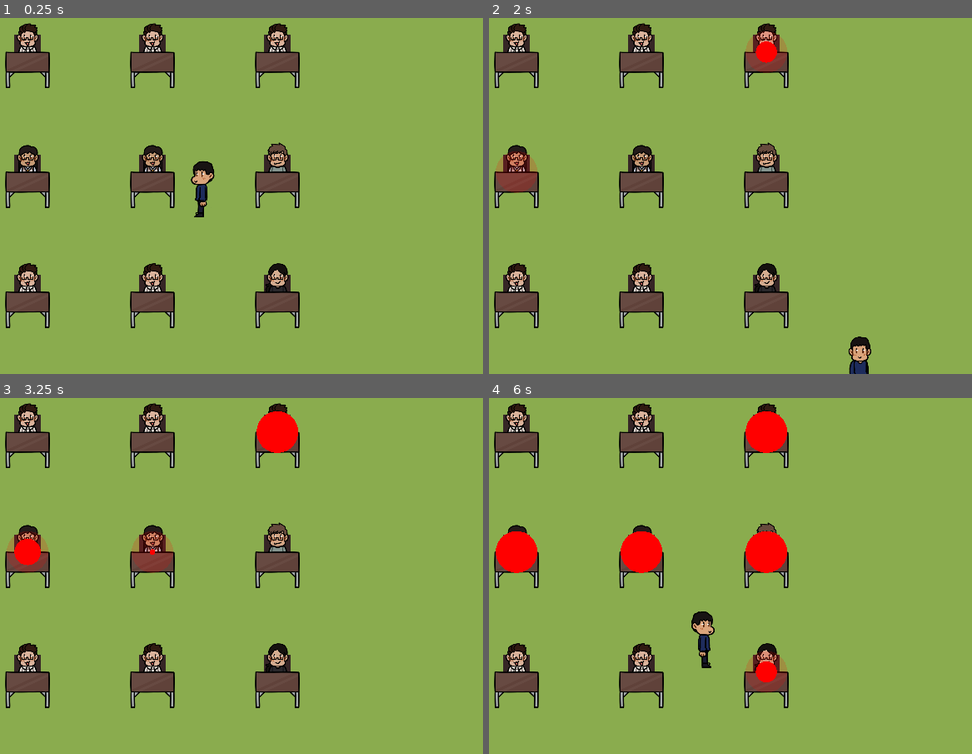
Above: before the commit, frames 1-4 (two rows, left to right).
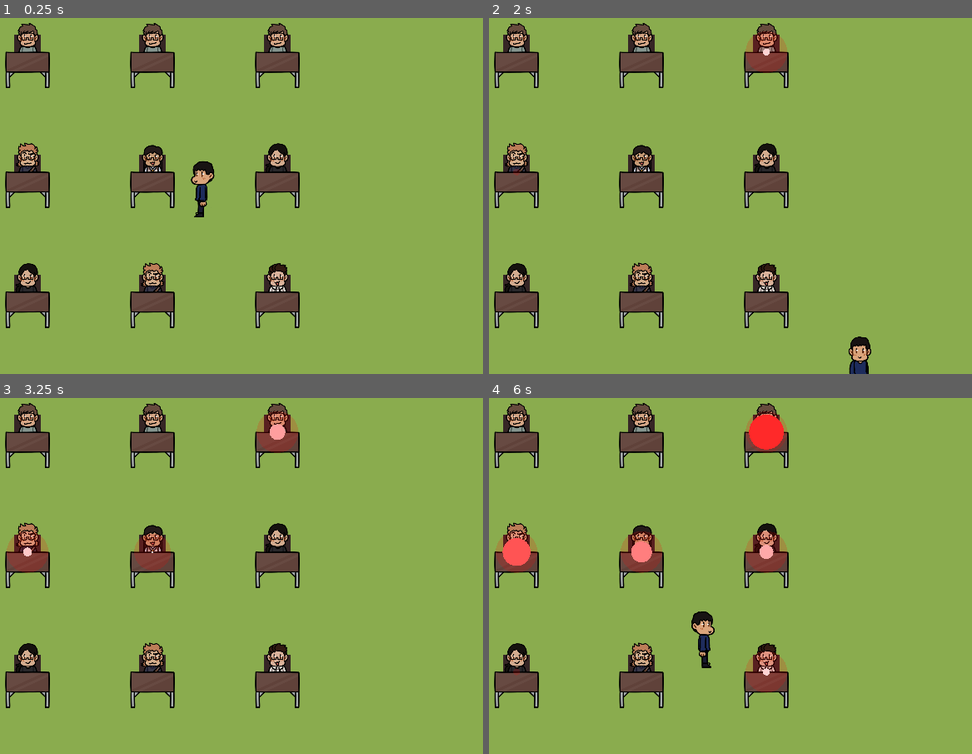
Above: after the commit, the same moments.

Repository: nyaro-p/TheTutorSimulator
Game: Godot game, scene res://Scenes/Classroom.tscn
Same seed, same stepped clock (60 frames per second), same inputs: the game is played once before the commit and once after it.
Inputs:
- Up to frame 1 (0.25 s): no input
- Up to frame 2 (2 s): tap Enter at 0.5 s; hold D (move_right) 0.53-1.28 s; hold S (move_down) from 1.28 s (still down)
- Up to frame 3 (3.25 s): release S (move_down) at 2.03 s; hold D (move_right) 2.03-2.78 s; hold W (move_up) from 2.78 s (still down)
- Up to frame 4 (6 s): release W (move_up) at 3.53 s; hold A (move_left) 3.53-5.03 s; hold S (move_down) 5.03-5.78 s; hold D (move_right) from 5.78 s (still down)

The runs differ from the first frame. In frame 1, 1.5% of the frame differs, in the area x 3-60%, y 1-78%; in frame 2, 2.3%; in frame 3, 2.6%; in frame 4, 4.5%, in the area x 1-62%, y 1-80%.

Commit message:
Students :3

Diff:
--- a/Effects/TimeEffect.gd
+++ b/Effects/TimeEffect.gd
@@ -1,15 +1,20 @@
 extends Node2D
 
-onready var mesh = $MeshInstance2D2
-var time = 2.0
+onready var bounds_mesh = $BoundsMesh
+onready var growing_mesh = $GrowingMesh
 
-func _ready():
-	var tween := create_tween().set_trans(Tween.TRANS_LINEAR).set_ease(Tween.EASE_IN_OUT)
-	tween.tween_property(mesh, "scale", Vector2(1.0, 1.0), time)
+signal timer_finished
+
+func animate_timer(time):
+	var tween := create_tween().set_trans(Tween.TRANS_ELASTIC).set_ease(Tween.EASE_OUT)
+	tween.tween_property(bounds_mesh, "scale", Vector2(1.0, 1.0), 1.0)
+	tween.parallel().tween_property(growing_mesh, "scale", Vector2(1.0, 1.0), time).set_trans(Tween.TRANS_LINEAR).set_ease(Tween.EASE_IN_OUT)
+	tween.parallel().tween_property(growing_mesh, "modulate", Color(1, 0, 0), time).set_trans(Tween.TRANS_LINEAR).set_ease(Tween.EASE_IN_OUT)
 	tween.connect("finished", self, "finished")
 
 func finished():
-	print("fin")
+	emit_signal("timer_finished")
+	queue_free()
 
 #func _physics_process(delta):
 #	mesh.scale.x = lerp(mesh.scale.x, 1, 2 * delta)
--- a/Effects/TimeEffect.tscn
+++ b/Effects/TimeEffect.tscn
@@ -9,11 +9,11 @@
 [node name="TimeEffect" type="Node2D"]
 script = ExtResource( 1 )
 
-[node name="MeshInstance2D" type="MeshInstance2D" parent="."]
+[node name="BoundsMesh" type="MeshInstance2D" parent="."]
 modulate = Color( 1, 0, 0, 0.0901961 )
+scale = Vector2( 1e-05, 1e-05 )
 mesh = SubResource( 1 )
 
-[node name="MeshInstance2D2" type="MeshInstance2D" parent="."]
-modulate = Color( 1, 0, 0, 1 )
+[node name="GrowingMesh" type="MeshInstance2D" parent="."]
 scale = Vector2( 1e-05, 1e-05 )
 mesh = SubResource( 1 )
--- a/Prefabs/Student/Student.gd
+++ b/Prefabs/Student/Student.gd
@@ -1,15 +1,25 @@
 extends StaticBody2D
 
-onready var timer = $"%Timer"
 onready var person = $"%Person"
 
 onready var TimeEffect = preload("res://Effects/TimeEffect.tscn")
 
+var is_on_timer = false
+
 func _ready():
 	randomize()
-	person.frame = randi() % 7
+	person.frame = randi() % 6
 
 func start_timer(time):
+	is_on_timer = true
 	var timeEffect = TimeEffect.instance()
 	add_child(timeEffect)
-	#timer.start(time)
+	timeEffect.animate_timer(time)
+	timeEffect.connect("timer_finished", self, "timer_finished")
+
+func is_on_timer():
+	print(is_on_timer)
+	return is_on_timer
+
+func timer_finished():
+	is_on_timer = false
--- a/Prefabs/Student/Student.tscn
+++ b/Prefabs/Student/Student.tscn
@@ -44,6 +44,3 @@
 visible = false
 position = Vector2( 0, 9 )
 shape = SubResource( 6 )
-
-[node name="Timer" type="Timer" parent="."]
-unique_name_in_owner = true
--- a/Scenes/GameController.gd
+++ b/Scenes/GameController.gd
@@ -3,14 +3,21 @@
 onready var students = $"%Students"
 onready var timer = $"%Timer"
 
+var rate_time = 5
+var active_time = 6.0
+
 func _ready():
 	randomize()
-	timer.start(float(randi() % 5))
+	timer.start(float(randi() % rate_time))
 	timer.connect("timeout", self, "on_timeout")
 
 
 func on_timeout():
 	var children = students.get_children()
 	if children.size() > 0:
-		var child = children[randi() % children.size()]
-		child.start_timer(5)
+		while true:
+			print("checking")
+			var child = children[randi() % children.size()]
+			if !child.is_on_timer:
+				child.start_timer(active_time)
+				break
--- a/project.godot
+++ b/project.godot
@@ -18,7 +18,6 @@
 
 window/size/width=512
 window/size/height=300
-window/size/fullscreen=true
 window/size/test_width=1024
 window/size/test_height=600
 window/stretch/mode="2d"
